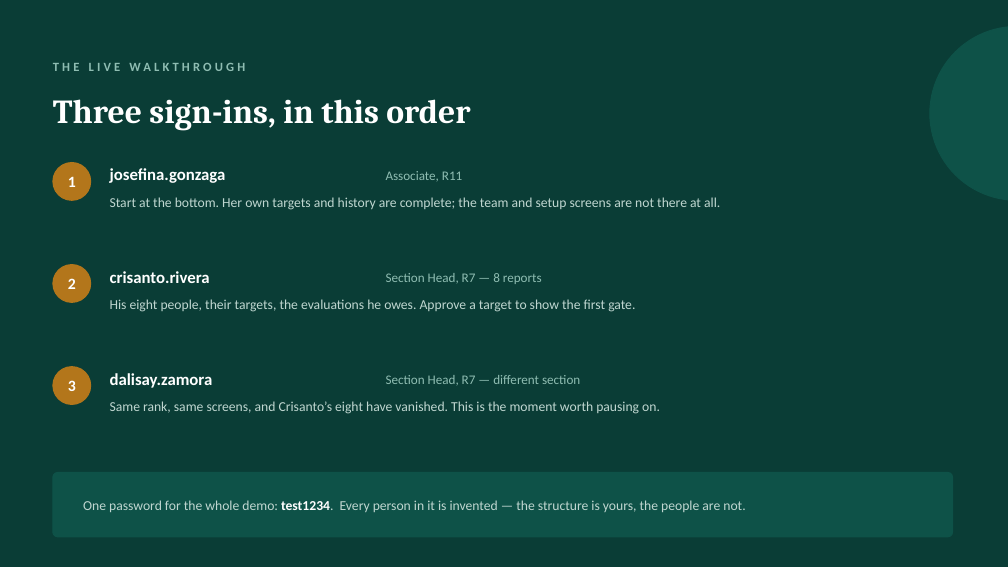
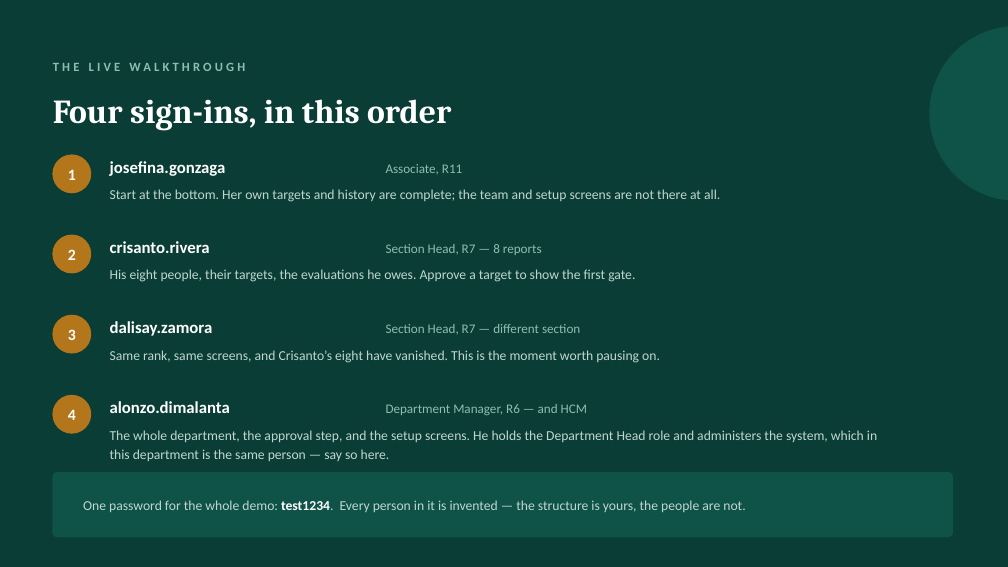
Before and after one commit to melvin-akino/hr-talent-performance-system, a slide deck: slide 9 of docs/client/Guanzon-HCM-Role-Permissions.pptx. Drawn at 1008x567 pixels with LibreOffice and Linux fonts; fonts in the diff are those of the drawing. Boxes give left, top, right and bottom in pixels: in the first picture for what was removed or moved away, otherwise in the second. Text is boxed around its words. In the diff, an @@ line names an element or a change of style, - is before the commit and + after.

```diff
--- a/docs/client/Guanzon-HCM-Role-Permissions.pptx
+++ b/docs/client/Guanzon-HCM-Role-Permissions.pptx
@@ text at bbox=[53, 99, 451, 131]: text changed @@
-Three sign-ins, in this order
+Four sign-ins, in this order
@@ text "1": place and size @@
-text "1" at bbox=[68, 176, 76, 187]
+text "1" at bbox=[68, 169, 76, 180]
@@ ellipse: place and size @@
-ellipse at bbox=[53, 163, 91, 200]
+ellipse at bbox=[53, 155, 91, 193]
@@ 3 texts: place and size @@
-3 texts at bbox=[110, 168, 720, 210]
+3 texts at bbox=[110, 161, 720, 202]
@@ 4 texts, 1 ellipse: place and size @@
-4 texts, 1 ellipse at bbox=[53, 265, 635, 312]
+4 texts, 1 ellipse at bbox=[53, 235, 635, 282]
@@ ellipse added at bbox=[53, 315, 91, 353], fill #B3761B, outline #B3761B 1 pt @@
@@ 4 texts: place and size @@
-4 texts at bbox=[68, 373, 660, 414]
+4 texts at bbox=[68, 321, 660, 363]
@@ ellipse: place and size @@
-ellipse at bbox=[53, 367, 91, 405]
+ellipse at bbox=[53, 395, 91, 433]
@@ text added at bbox=[68, 409, 76, 420], 15 pt, text #FFFFFF, bold @@
+4
@@ text added at bbox=[110, 401, 230, 413], 16 pt, text #FFFFFF, bold @@
+alonzo.dimalanta
@@ text added at bbox=[386, 404, 587, 415], 12.5 pt, text #8FBDB2 @@
+Department Manager, R6 — and HCM
@@ text added at bbox=[110, 430, 877, 461], 13 pt, text #BFD6D0 @@
+The whole department, the approval step, and the setup screens. He holds the Department Head role and administers the system, which in this department is the same person — say so here.
```
Also in this commit, not shown: 1 other slide changed, 2 other files.
